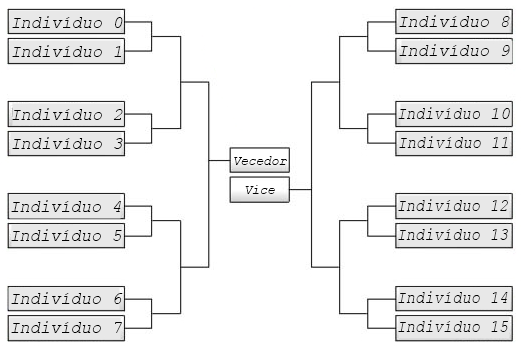
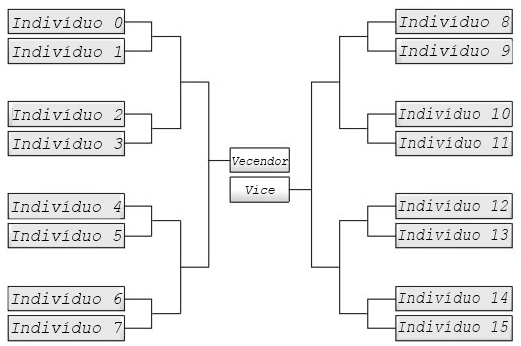
The second w=521, h=346 image is a revision of the first. Changes to its layers:
renamed "Vecedor" to "Vecendor", painted on it over (x1=232, y1=156, x2=289, y2=165)
